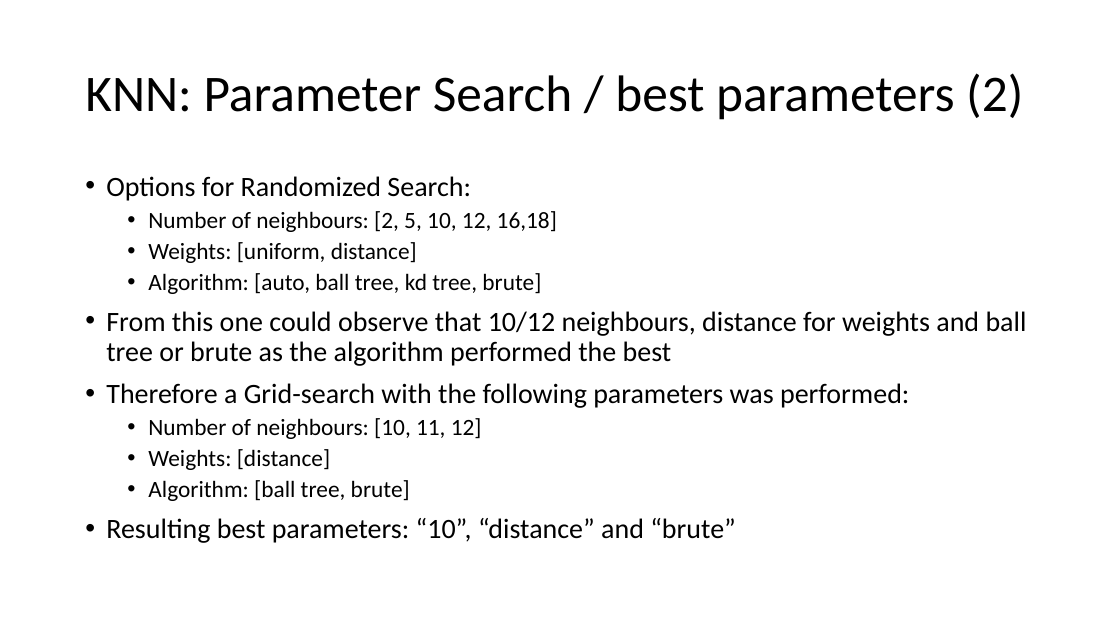
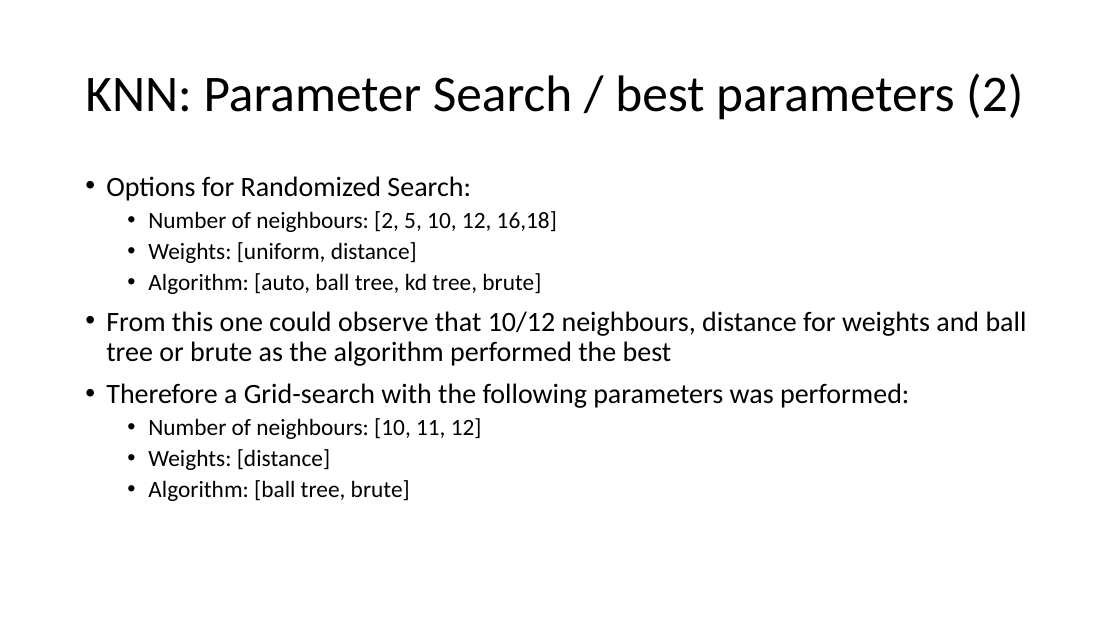
Before and after one commit to sandroassek/SS23_UE_MLPC, a slide deck: slide 13 of Task_3_1.pptx. Drawn at 1120x630 pixels with LibreOffice and Linux fonts; fonts in the diff are those of the drawing. Boxes give left, top, right and bottom in pixels: in the first picture for what was removed or moved away, otherwise in the second. Text is boxed around its words. In the diff, an @@ line names an element or a change of style, - is before the commit and + after.

```diff
--- a/Task_3_1.pptx
+++ b/Task_3_1.pptx
@@ text at (x1=106, y1=518, x2=736, y2=543): paragraph removed @@
-• Resulting best parameters: “10”, “distance” and “brute”
```
Also in this commit, not shown: 2 other slides changed.
